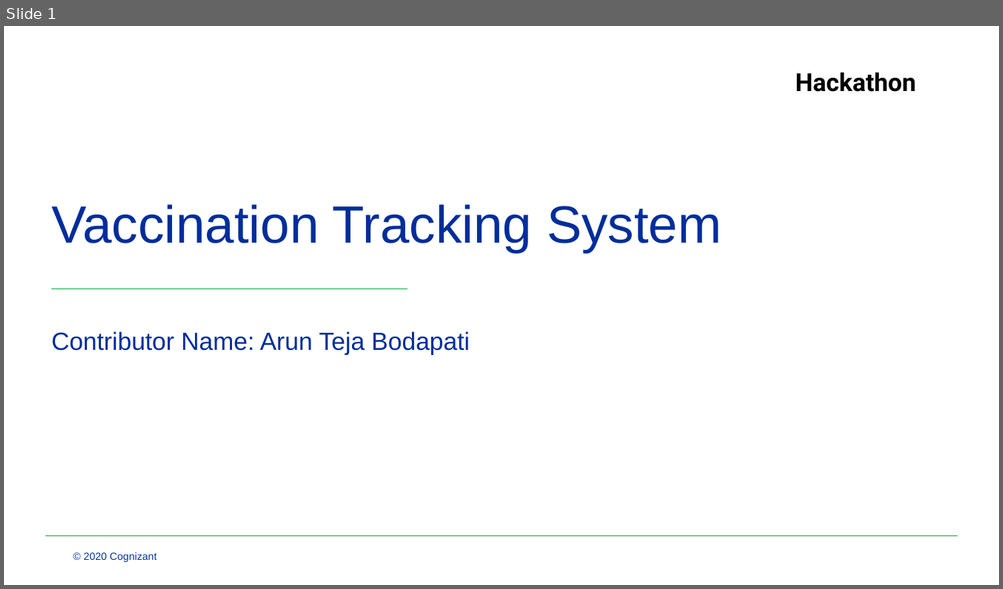
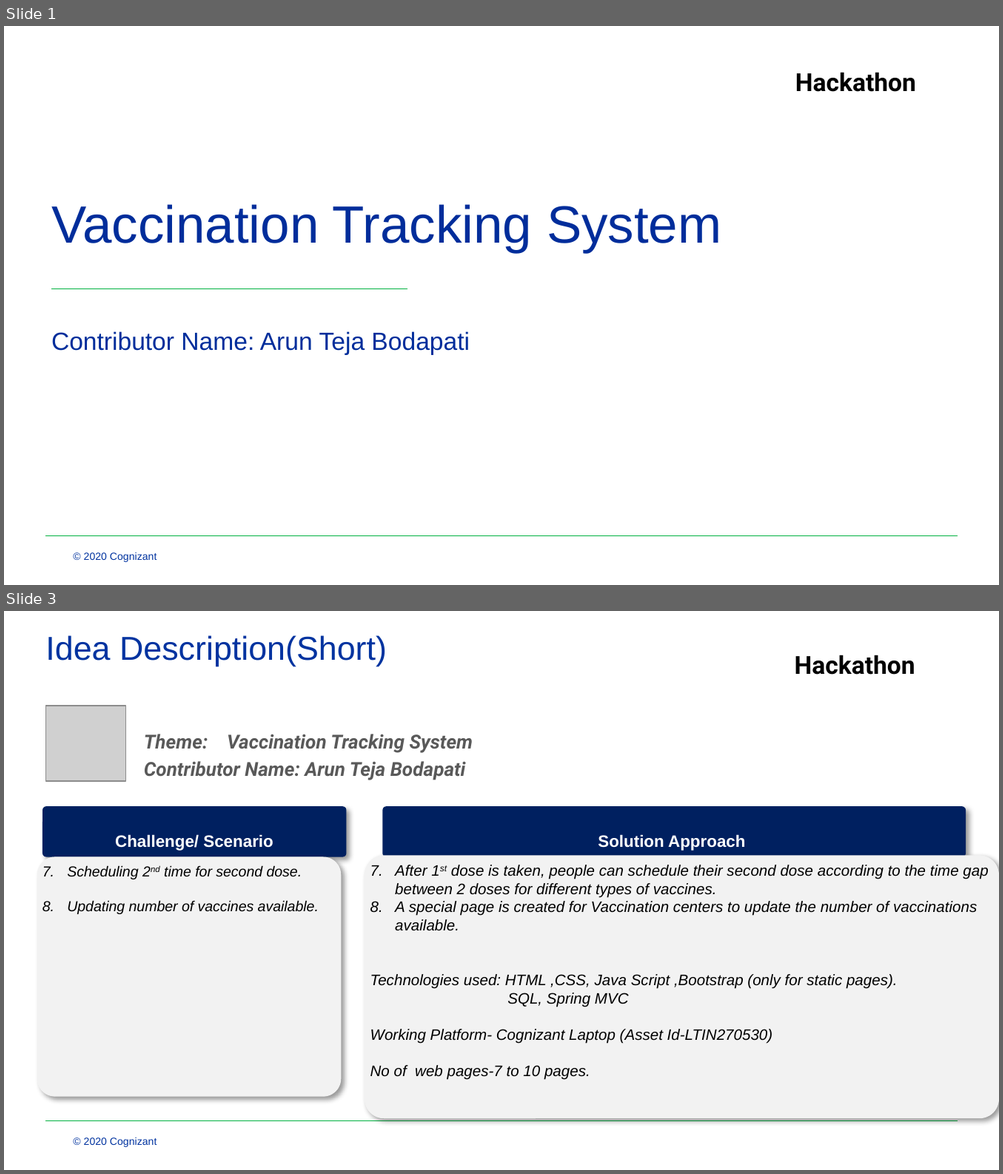
Before and after one commit to aruntejateja1/tusk, a slide deck: Hackathon_Template_Arun Teja.pptx. Shown one above the other, each under a label of ours: slide 1 before the commit, slides 1 and 3 after it; the slides between them are not shown. The pictures are 1003x589 and 1003x1174 pixels, drawn with LibreOffice and Linux fonts; fonts in the diff are those of the drawing; grey boxes stand for pictures; background and template pictures are left out. Boxes give left, top, right and bottom in pixels: in the first picture for what was removed or moved away, otherwise in the second. Text is boxed around its words. In the diff, an @@ line names an element or a change of style, - is before the commit and + after.

Commit message:
Hackathon ppt 2

```diff
--- a/Hackathon_Template_Arun Teja.pptx
+++ b/Hackathon_Template_Arun Teja.pptx
@@ slide 3 added at (x1=4, y1=611, x2=999, y2=1170), background #FFFFFF; not listed: 2 template elements that a slide beside it also shows @@
@@ title added at (x1=45, y1=635, x2=387, y2=667), 24 pt, text #0033A0 @@
+Idea Description(Short)
@@ text added at (x1=794, y1=655, x2=915, y2=675), 18 pt, text #000000, bold @@
+Hackathon
@@ picture added at (x1=45, y1=706, x2=126, y2=781) @@
@@ text added at (x1=144, y1=734, x2=473, y2=780), 14 pt, text #595959, bold, italic @@
+Theme: Vaccination Tracking System
+Contributor Name: Arun Teja Bodapati
@@ rounded rectangle added at (x1=42, y1=807, x2=346, y2=857), fill #002060, 12 pt, text #FFFFFF, bold @@
+Challenge/ Scenario
@@ rounded rectangle added at (x1=383, y1=807, x2=966, y2=857), fill #002060, 12 pt, text #FFFFFF, bold @@
+Solution Approach
@@ rounded rectangle added at (x1=37, y1=857, x2=340, y2=1096), fill #F2F2F2, 10.5 pt, text #000000, italic @@
+7. Scheduling 2nd time for second dose.
+8. Updating number of vaccines available.
@@ rounded rectangle added at (x1=364, y1=856, x2=999, y2=1119), fill #F2F2F2, 11 pt, text #000000, italic @@
+7. After 1st dose is taken, people can schedule their second dose according to the time gap between 2 doses for different types of vaccines.
+8. A special page is created for Vaccination centers to update the number of vaccinations available.
+Technologies used: HTML ,CSS, Java Script ,Bootstrap (only for static pages).
+SQL, Spring MVC
+Working Platform- Cognizant Laptop (Asset Id-LTIN270530)
+No of web pages-7 to 10 pages.
```
Also in this commit, not shown: 3 slides changed.
